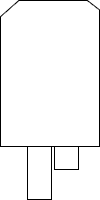
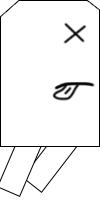
The second w=100, h=200 image is a revision of the first. Changes to its layers:
added group "Die" with 12 layers above "Crouch" over [0, 22, 95, 197]
added layer "Eye die" in group "Die" over [63, 22, 87, 44]
added layer "Mouth Die" in group "Die" over [52, 81, 95, 101]
added layer "Player body" (1st of 4, in "Die") in group "Die" over [52, 22, 95, 101]
added layer "Left Leg Die" in group "Die" over [0, 147, 44, 197]
added layer "Right Leg Die" in group "Die" over [22, 147, 79, 193]
hid group "Climb" (16 layers) over [0, 22, 95, 200]
